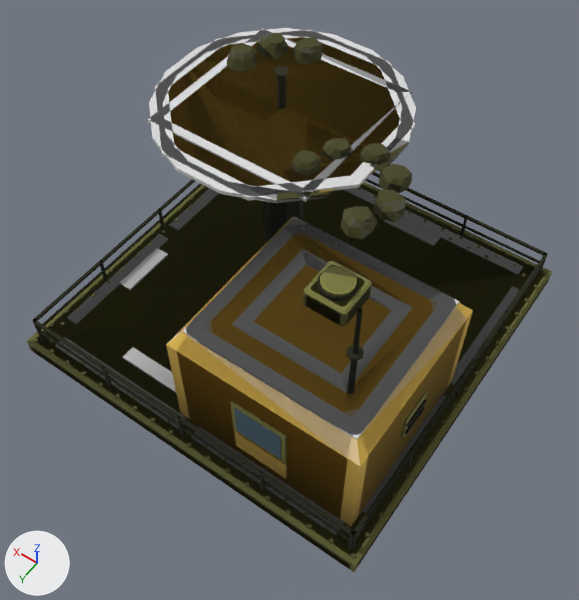
Two versions of the glTF model assets/set_v5/meridian_radar_damaged.glb, one commit apart.
Rendered twice from a 50 mm camera at (-5.47, 7.95, 12.8) aimed at (-0.39, 0.84, 1.64). The lights are fixed; the arrows at lower left show +X, +Y and +Z. The older version comes first. Vertices at exactly the same position are counted once.

Names of what the first picture shows: 'body', 'body.001', 'body.002'.
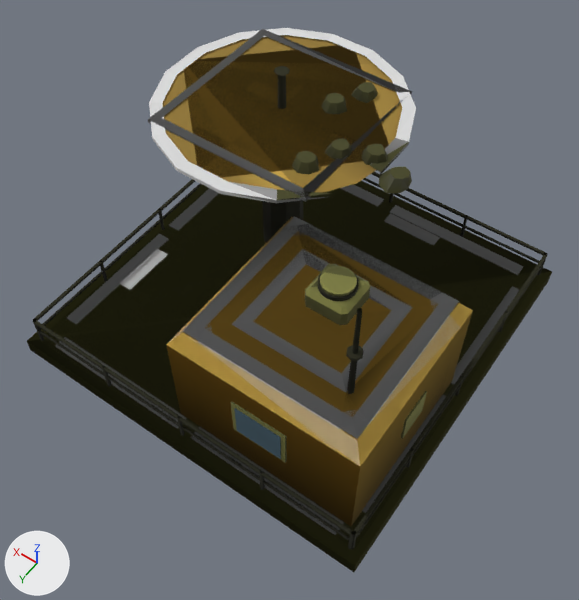
Pixel boxes [x1, y1, x2, y2] of what changed, in the pictures (579 x 600 px):
'body', reshaped: before [33, 28, 548, 565]; after [33, 28, 548, 566]
'body.001', reshaped: before [31, 30, 548, 568]; after [148, 29, 459, 526]
part 1 of me_mesh_0, deleted: before [34, 186, 547, 558]
part 2 of me_mesh_0, deleted (yellow): before [291, 138, 412, 193]
part 3 of me_mesh_0, added: after [120, 249, 168, 290]
part 4 of me_mesh_0, recoloured: [37, 28, 543, 538] in both
part 5 of me_mesh_1, rebuilt: before [155, 30, 415, 201]; after [148, 29, 412, 202]
part 6 of me_mesh_1, added (yellow): after [321, 92, 347, 114]
part 7 of me_mesh_1, added: after [351, 82, 378, 103]
part 8 of me_mesh_1, deleted (yellow): before [293, 38, 322, 63]
part 9 of me_mesh_1, deleted (yellow): before [257, 33, 290, 60]
part 10 of me_mesh_1, deleted (yellow): before [226, 43, 257, 72]
part 11 of me_mesh_1, deleted (yellow): before [303, 261, 372, 327]
part 12 of me_mesh_1, built on: before [31, 37, 548, 568]; after [167, 228, 459, 526]

The change in detail:
me_mesh_0 is used by ob_body; parent ob_meridian_radar_damaged_lod0; location (0.0, 0.0, 0.0).
me_mesh_0 had 2158 vertices, 2896 faces and spanned x -3.7..3.7, y -3.7..3.7, z 0.0..4.7.
me_mesh_0 now has 806 vertices, 1142 faces and spans x -3.7..3.7, y -3.7..3.7, z 0.0..4.7.
me_mesh_0 part 1: 157 loose pieces with 1312 vertices, spanning x -3.63..3.63, y -3.63..3.63, z 0.3..3.88, are deleted.
me_mesh_0 part 2: 32 vertices removed from x -1.51..0.33, y -1.4..-0.1, z 3.79.
me_mesh_0 part 3: 4 vertices added at x 2.94..3.22, y 0.49..1.64, z 0.32.
me_mesh_0 part 4: 476 kept faces spanning x -3.7..3.7, y -3.7..3.7, z 0.15..4.7 get new vertex colours; the middle colour goes from yellow #b3ac5c to yellow #b4ae5e.
Other edits to the shape of me_mesh_0 do not show in these pictures.
me_mesh_1 is used by ob_body_001; parent ob_meridian_radar_damaged_lod1; location (0.0, 0.0, 0.0).
me_mesh_1 had 344 vertices, 520 faces and spanned x -3.7..3.7, y -3.7..3.7, z 0.0..4.7.
me_mesh_1 now has 156 vertices, 182 faces and spans x -3.7..3.7, y -3.7..3.7, z 0.0..4.7.
me_mesh_1 part 5: the loose piece of 24 vertices spanning x -0.88..3.48, y -3.48..0.88, z 3.66..3.73 is rebuilt with 12 vertices and now spans x -0.37..2.97, y -2.97..0.37, z 3.66..3.73.
me_mesh_1 part 6: a new loose piece of 16 vertices spanning x 0.24..0.8, y -2.15..-1.55, z 3.62..3.88, in mat_paint2.
me_mesh_1 part 7: a new loose piece of 16 vertices spanning x 0.07..0.57, y -2.69..-2.19, z 3.62..3.88, in mat_paint2.
me_mesh_1 part 8: the loose piece of 24 vertices spanning x 1.02..1.57, y -2.38..-1.76, z 4.34..4.59 is deleted.
me_mesh_1 part 9: the loose piece of 24 vertices spanning x 1.62..2.13, y -2.08..-1.58, z 4.34..4.59 is deleted.
me_mesh_1 part 10: the loose piece of 24 vertices spanning x 1.79..2.36, y -1.55..-0.94, z 4.34..4.59 is deleted.
me_mesh_1 part 11: the loose piece of 24 vertices spanning x -1.9..-1.1, y 0.7..1.5, z 2.7..3.1 is deleted.
me_mesh_1 part 12: 132 vertices removed from x -3.7..3.7, y -3.7..3.7, z 0.0..3.7; 20 vertices added at x -3.3..0.3, y -3.19..3.2, z 0.3..2.74.
Other edits to the shape of me_mesh_1 do not show in these pictures.
